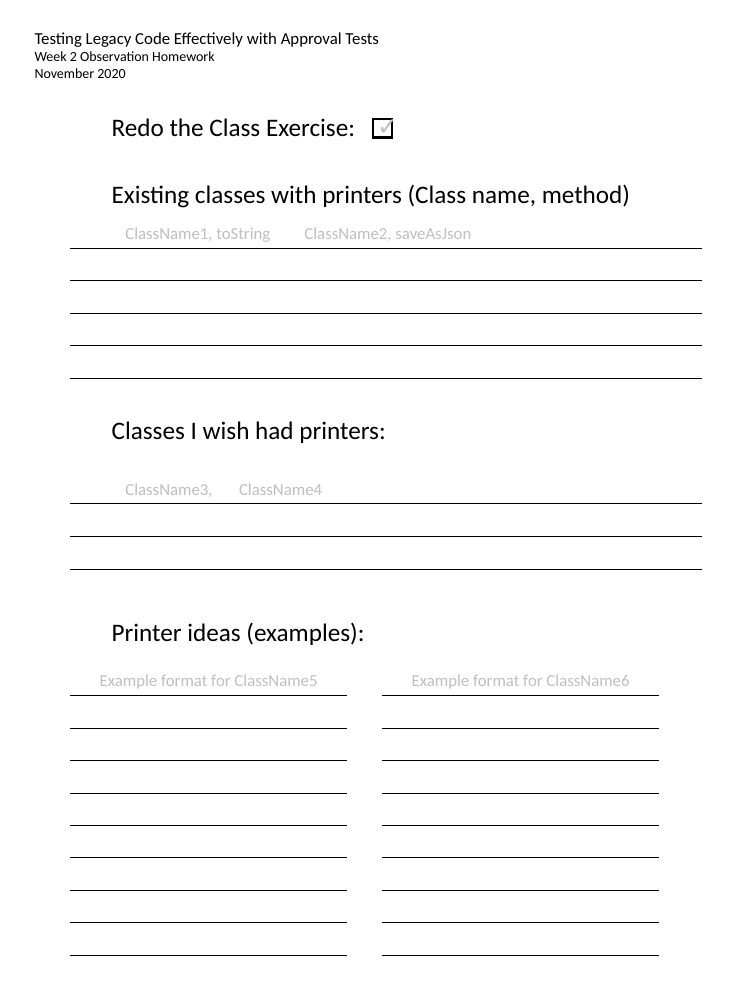
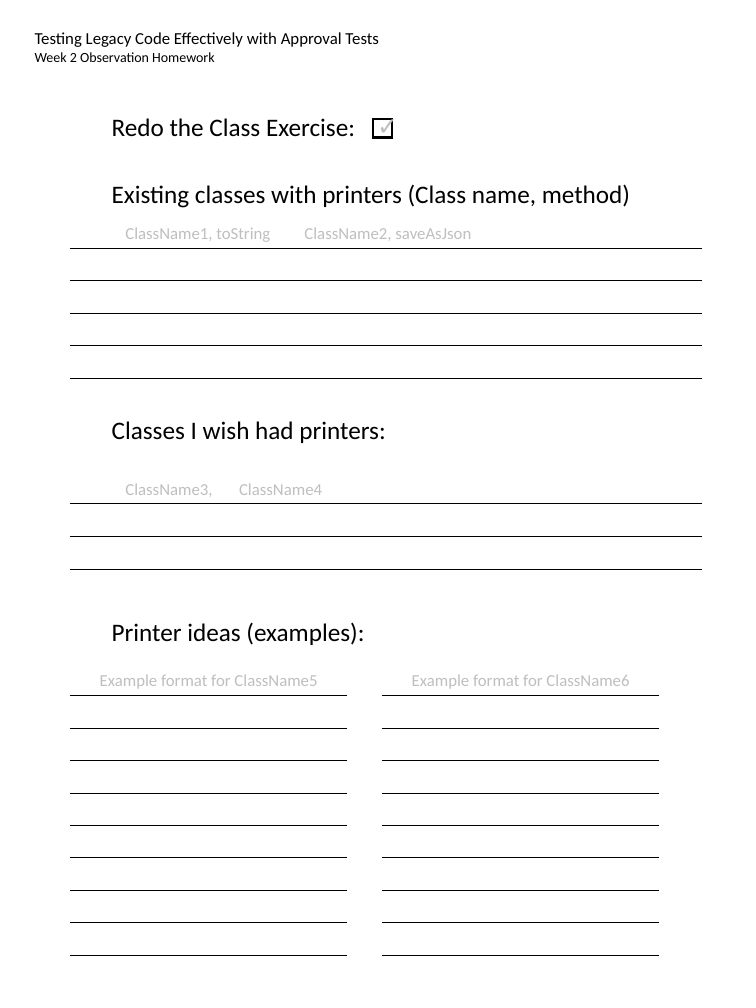
Before and after one commit to LearnWithLlew/TestingLegacyCodeCourse.slides, a slide deck: slide 2 of Homework Printouts.pptx. Drawn at 756x1008 pixels with LibreOffice and Linux fonts; fonts in the diff are those of the drawing. Boxes give left, top, right and bottom in pixels: in the first picture for what was removed or moved away, otherwise in the second. Text is boxed around its words. In the diff, an @@ line names an element or a change of style, - is before the commit and + after.

```diff
--- a/Homework Printouts.pptx
+++ b/Homework Printouts.pptx
@@ text at bbox=[35, 68, 125, 78]: paragraph removed @@
-November 2020
```
Also in this commit, not shown: 3 other slides changed.
